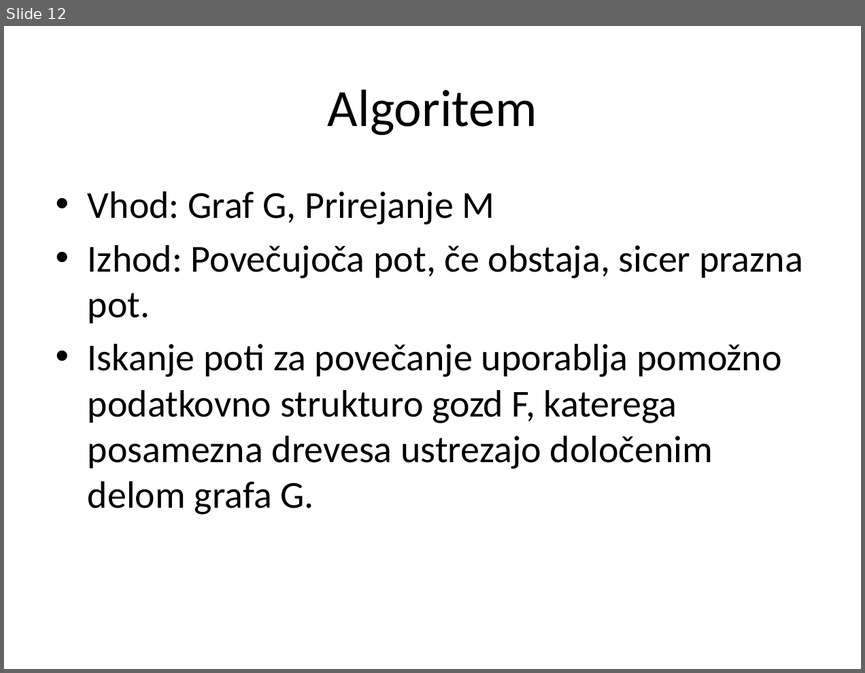
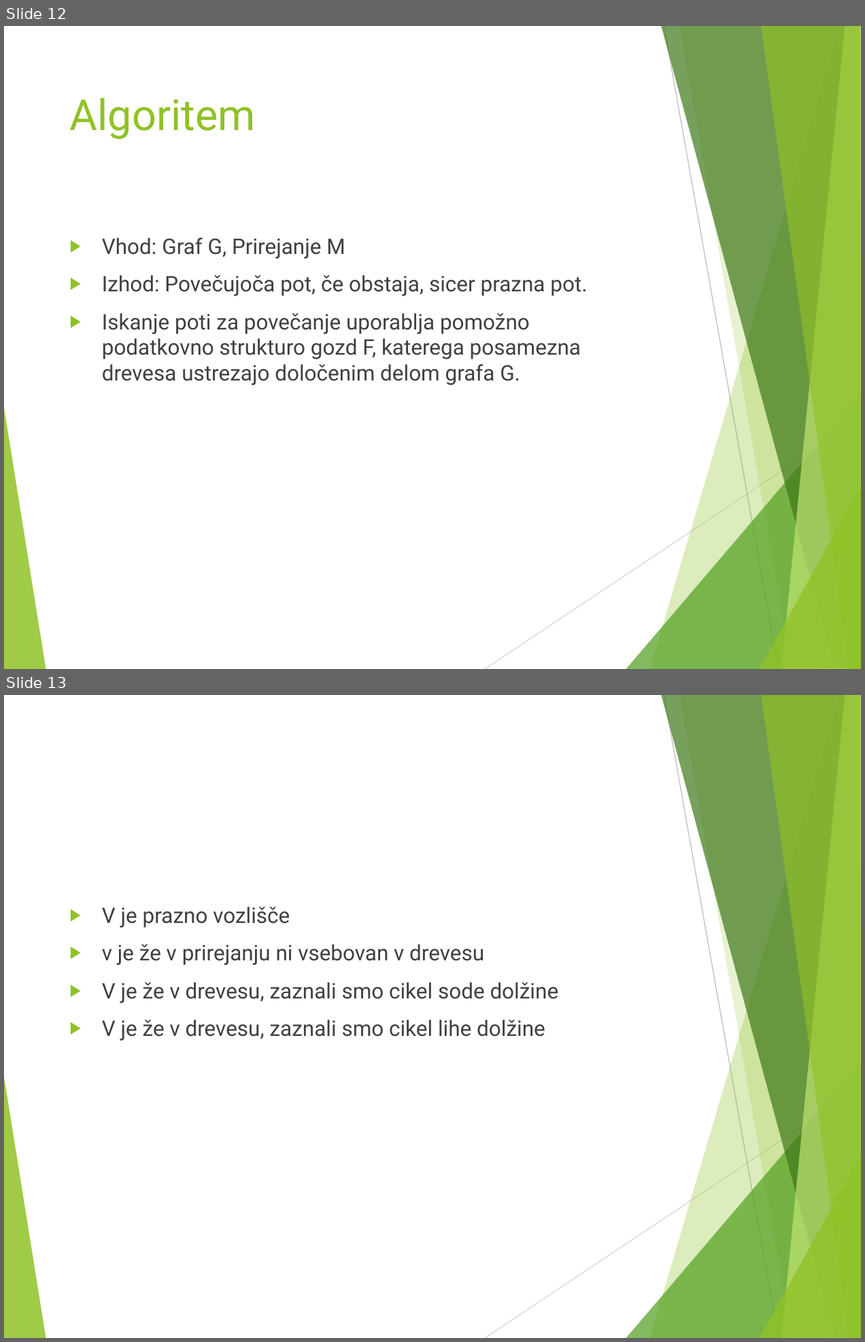
Before and after one commit to ZigaMr/BlossomAlgoritem, a slide deck: Blossomov algoritem.pptx. Shown one above the other, each under a label of ours: slide 12 before the commit, slides 12 and 13 after it. The pictures are 865x673 and 865x1342 pixels, drawn with LibreOffice and Linux fonts; fonts in the diff are those of the drawing. Boxes give left, top, right and bottom in pixels: in the first picture for what was removed or moved away, otherwise in the second. Text is boxed around its words. In the diff, an @@ line names an element or a change of style, - is before the commit and + after.

```diff
--- a/Blossomov algoritem.pptx
+++ b/Blossomov algoritem.pptx
@@ slide 13 added at [4, 695, 861, 1338], background #FFFFFF; not listed: 10 template elements that a slide beside it also shows @@
@@ text added at [102, 906, 559, 1040], 18 pt, text #404040 @@
+▶ V je prazno vozlišče
+▶ v je že v prirejanju ni vsebovan v drevesu
+▶ V je že v drevesu, zaznali smo cikel sode dolžine
+▶ V je že v drevesu, zaznali smo cikel lihe dolžine
@@ slide 12 changed as well @@
@@ title "Algoritem": place and size @@
-title "Algoritem" at [328, 89, 537, 135]
+title "Algoritem" at [70, 97, 256, 139]
@@ title "Algoritem" at [70, 97, 256, 139]: size 44 to 36 pt, font Calibri to Roboto, text colour #000000 to #90C226; alignment centre to left; vertical alignment middle to top @@
@@ text "Vhod: Graf G, Prirejanje M": place and size @@
-text "Vhod: Graf G, Prirejanje M" at [88, 191, 803, 514]
+text "Vhod: Graf G, Prirejanje M" at [102, 237, 587, 385]
@@ text "Vhod: Graf G, Prirejanje M" at [102, 237, 587, 385]: size 32 to 18 pt, font Calibri to Roboto, text colour #000000 to #404040; bullet • to ▶; more space between paragraphs @@
@@ group added at [4, 26, 861, 669]: 8 freeform shapes, 2 lines @@
```
Also in this commit, not shown: 24 other slides changed, 6 other slides added, 1 slide removed, 1 other file.
